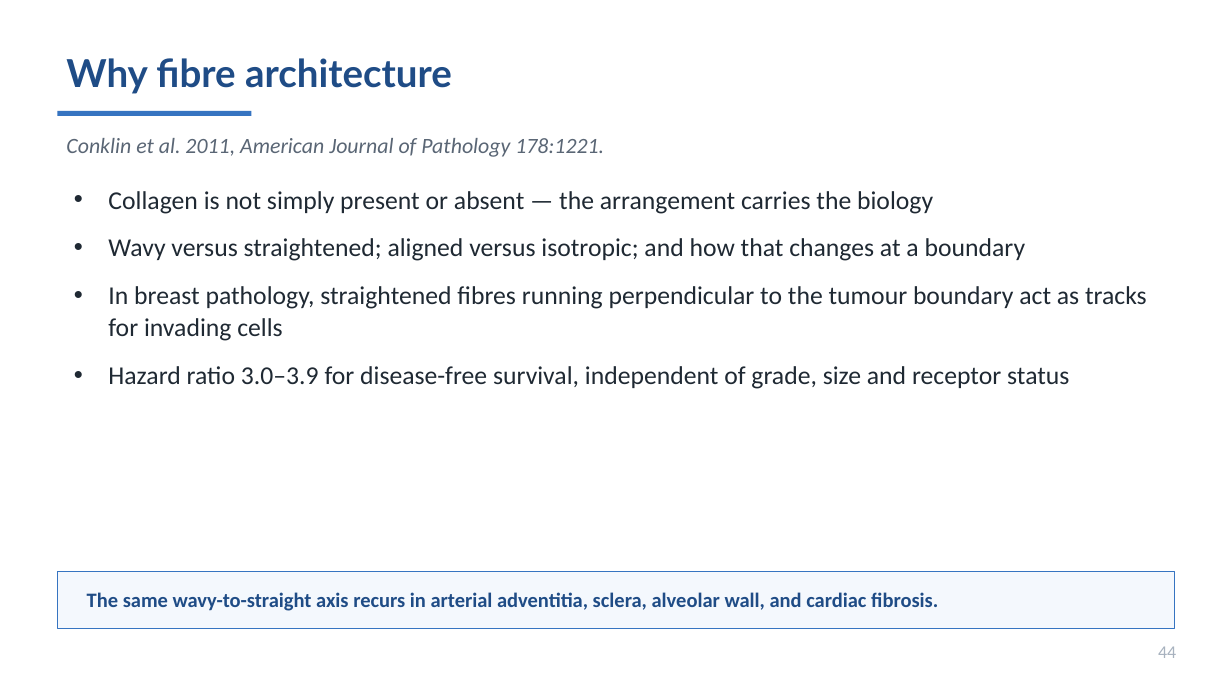
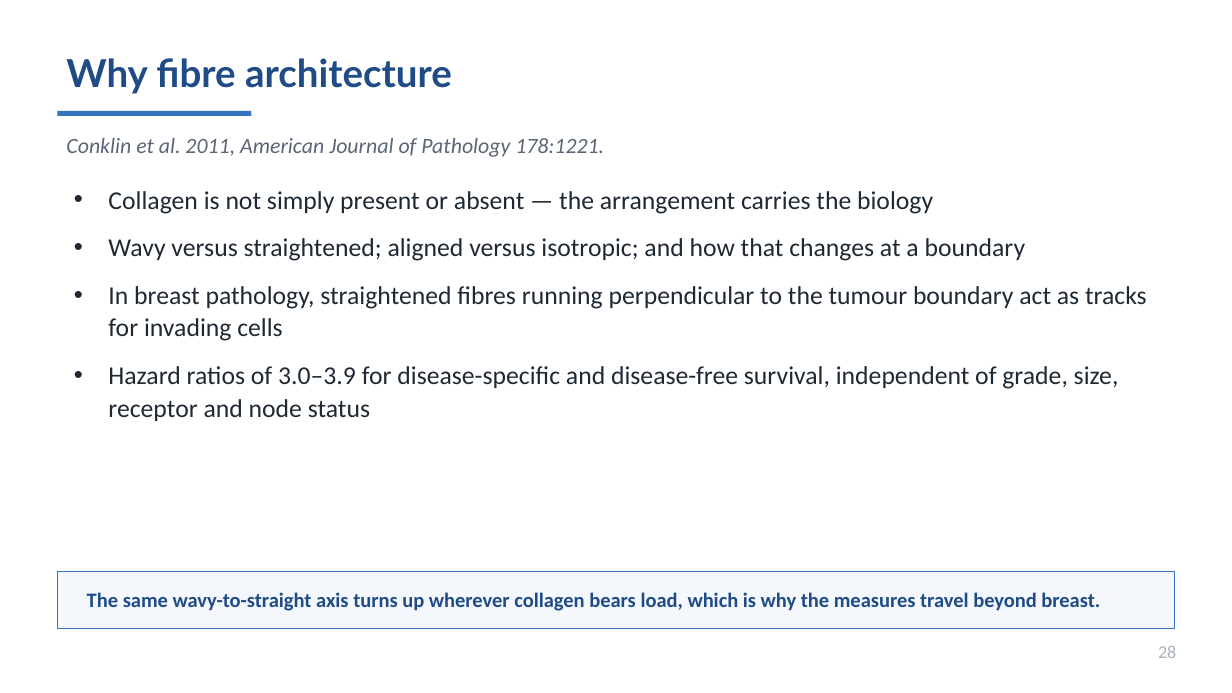
Before and after one commit to MichaelSNelson/BINA-I2K-2026-QuPath-Extensions, a slide deck: slide 28 of I2K_2026_QuPath_Extensions.pptx (slide 44 before the commit). Drawn at 1232x693 pixels with LibreOffice and Linux fonts; fonts in the diff are those of the drawing. Boxes give left, top, right and bottom in pixels: in the first picture for what was removed or moved away, otherwise in the second. Text is boxed around its words. In the diff, an @@ line names an element or a change of style, - is before the commit and + after.

```diff
--- a/I2K_2026_QuPath_Extensions.pptx
+++ b/I2K_2026_QuPath_Extensions.pptx
@@ text at bbox=[108, 366, 1119, 421]: text changed @@
-• Hazard ratio 3.0–3.9 for disease-free survival, independent of grade, size and receptor status
+• Hazard ratios of 3.0–3.9 for disease-specific and disease-free survival, independent of grade, size, receptor and node status
@@ text at bbox=[87, 592, 1100, 611]: text changed @@
-The same wavy-to-straight axis recurs in arterial adventitia, sclera, alveolar wall, and cardiac fibrosis.
+The same wavy-to-straight axis turns up wherever collagen bears load, which is why the measures travel beyond breast.
@@ text at bbox=[1158, 646, 1176, 658]: text changed @@
-44
+28
```
Also in this commit, not shown: 41 other slides changed, 1 slide added, 11 slides removed, 4 other files.
